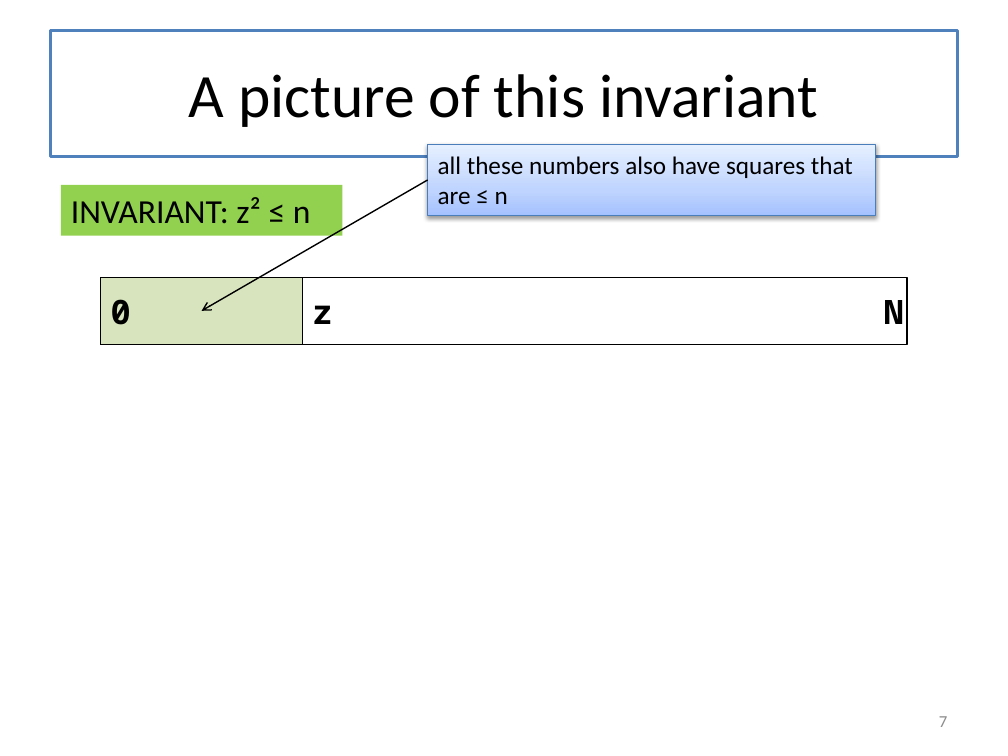
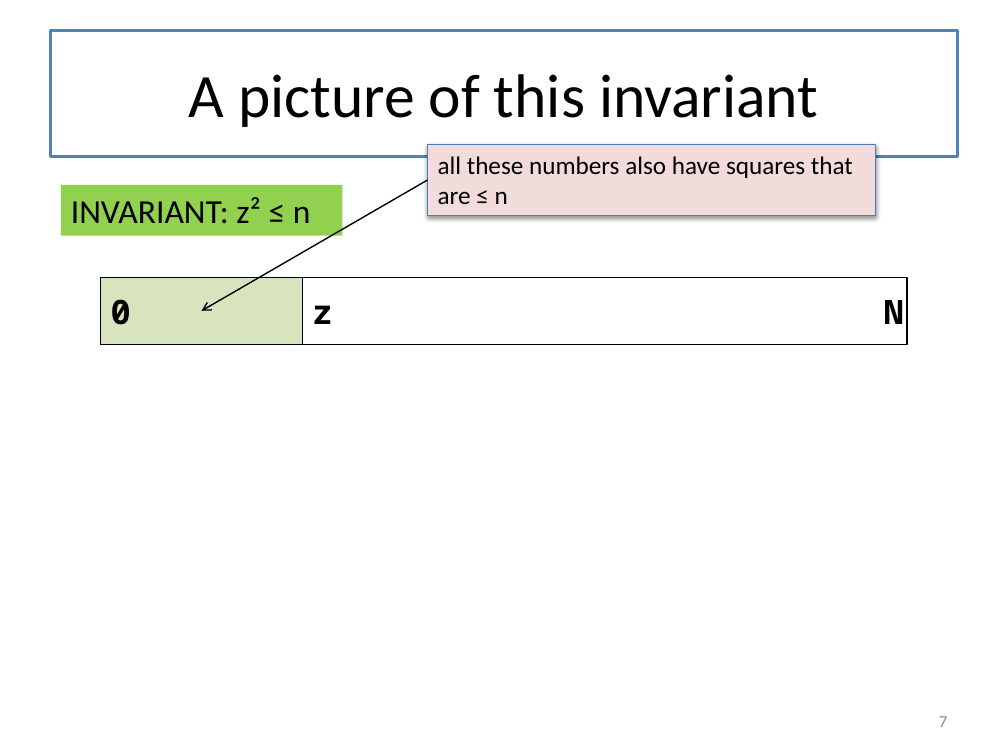
Before and after one commit to mwand/cs5010f16, a slide deck: slide 7 of Slides/Lesson 8.6 Integer Square Root.pptx. Drawn at 1008x756 pixels with LibreOffice and Linux fonts; fonts in the diff are those of the drawing. Boxes give left, top, right and bottom in pixels: in the first picture for what was removed or moved away, otherwise in the second. Text is boxed around its words. In the diff, an @@ line names an element or a change of style, - is before the commit and + after.

```diff
--- a/Slides/Lesson 8.6 Integer Square Root.pptx
+++ b/Slides/Lesson 8.6 Integer Square Root.pptx
@@ rectangle "all these numbers also have ..." at <box>427,144,875,216</box>: fill gradient #A4C4FF to #BFD4FF to #E6EEFF to #F2DCDB @@
```
Also in this commit, not shown: 5 other slides changed, 7 other files.
